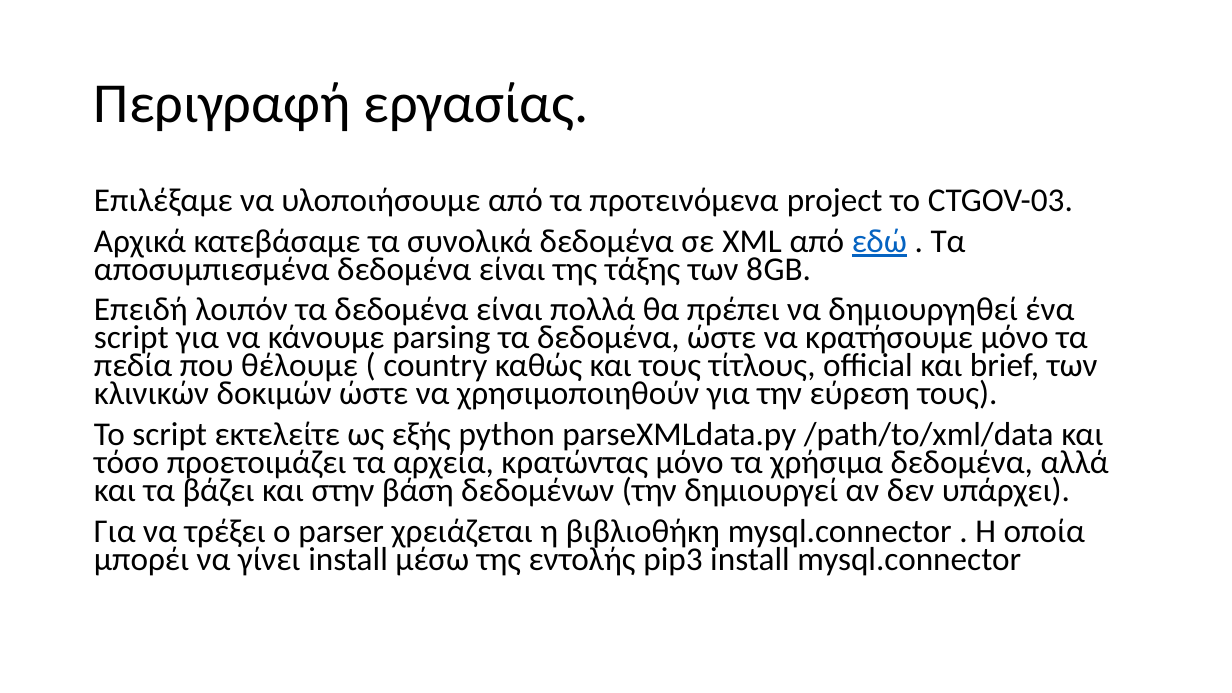
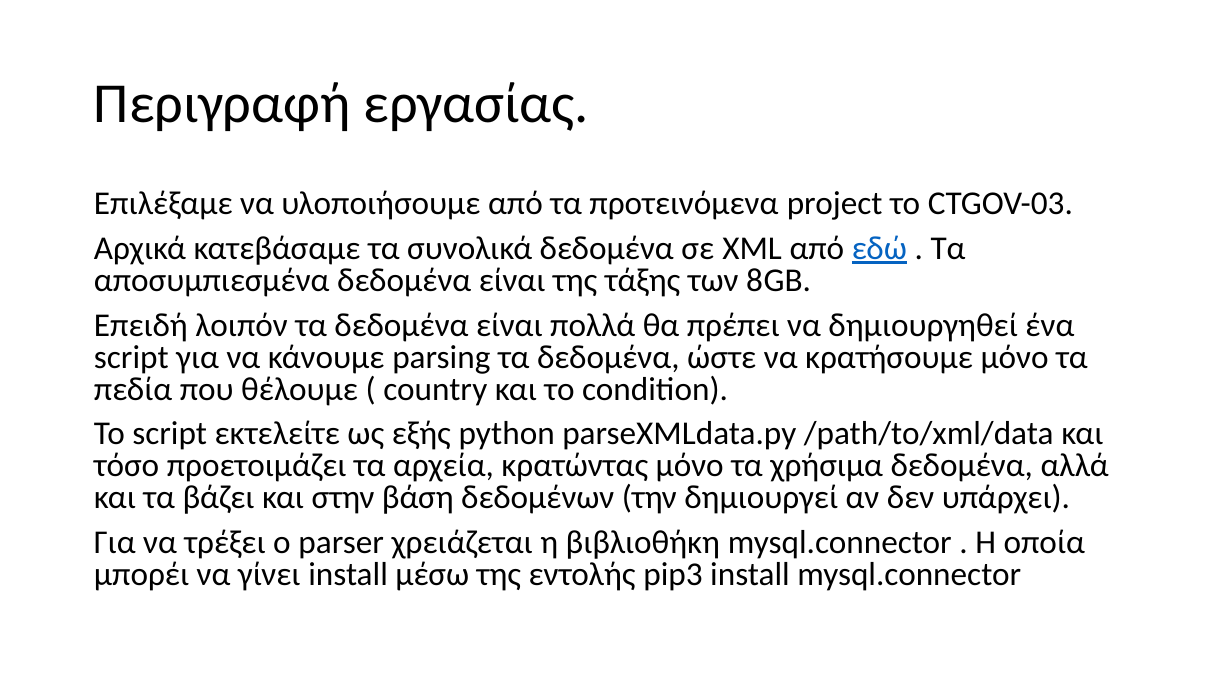
Before and after one commit to el17408/appathon-project, a slide deck: slide 2 of documentation/IaA_Project_Ρούσσης_Δημήτριος_el17408.pptx. Drawn at 1232x693 pixels with LibreOffice and Linux fonts; fonts in the diff are those of the drawing. Boxes give left, top, right and bottom in pixels: in the first picture for what was removed or moved away, otherwise in the second. Text is boxed around its words. In the diff, an @@ line names an element or a change of style, - is before the commit and + after.

```diff
--- a/documentation/IaA_Project_Ρούσσης_Δημήτριος_el17408.pptx
+++ b/documentation/IaA_Project_Ρούσσης_Δημήτριος_el17408.pptx
@@ text at (94,190,1109,591): line spacing 0.7 to 0.8 @@
@@ text at (94,312,1088,406): text changed @@
-Επειδή λοιπόν τα δεδομένα είναι πολλά θα πρέπει να δημιουργηθεί ένα script για να κάνουμε parsing τα δεδομένα, ώστε να κρατήσουμε μόνο τα πεδία που θέλουμε ( country καθώς και τους τίτλους, official και brief, των κλινικών δοκιμών ώστε να χρησιμοποιηθούν για την εύρεση τους).
+Επειδή λοιπόν τα δεδομένα είναι πολλά θα πρέπει να δημιουργηθεί ένα script για να κάνουμε parsing τα δεδομένα, ώστε να κρατήσουμε μόνο τα πεδία που θέλουμε ( country και το condition).
```
Also in this commit, not shown: 3 other slides changed, 2 other files.
